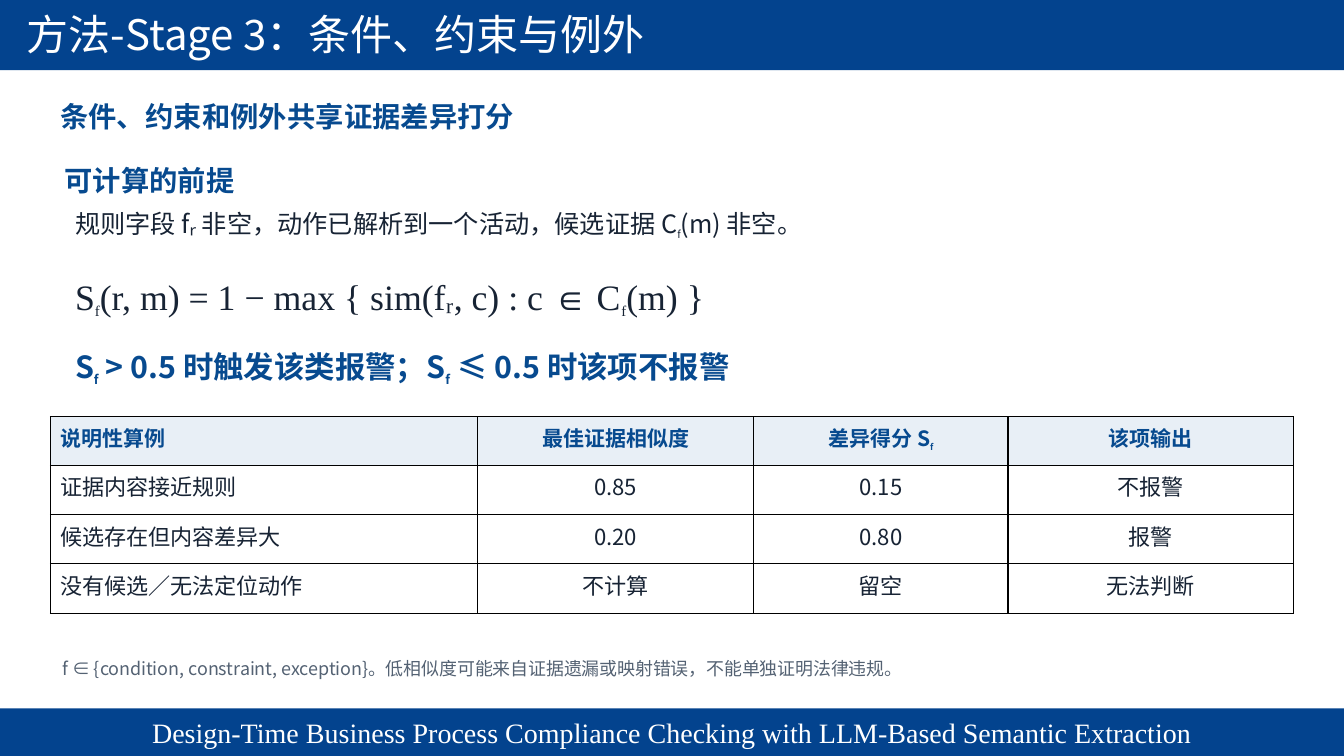
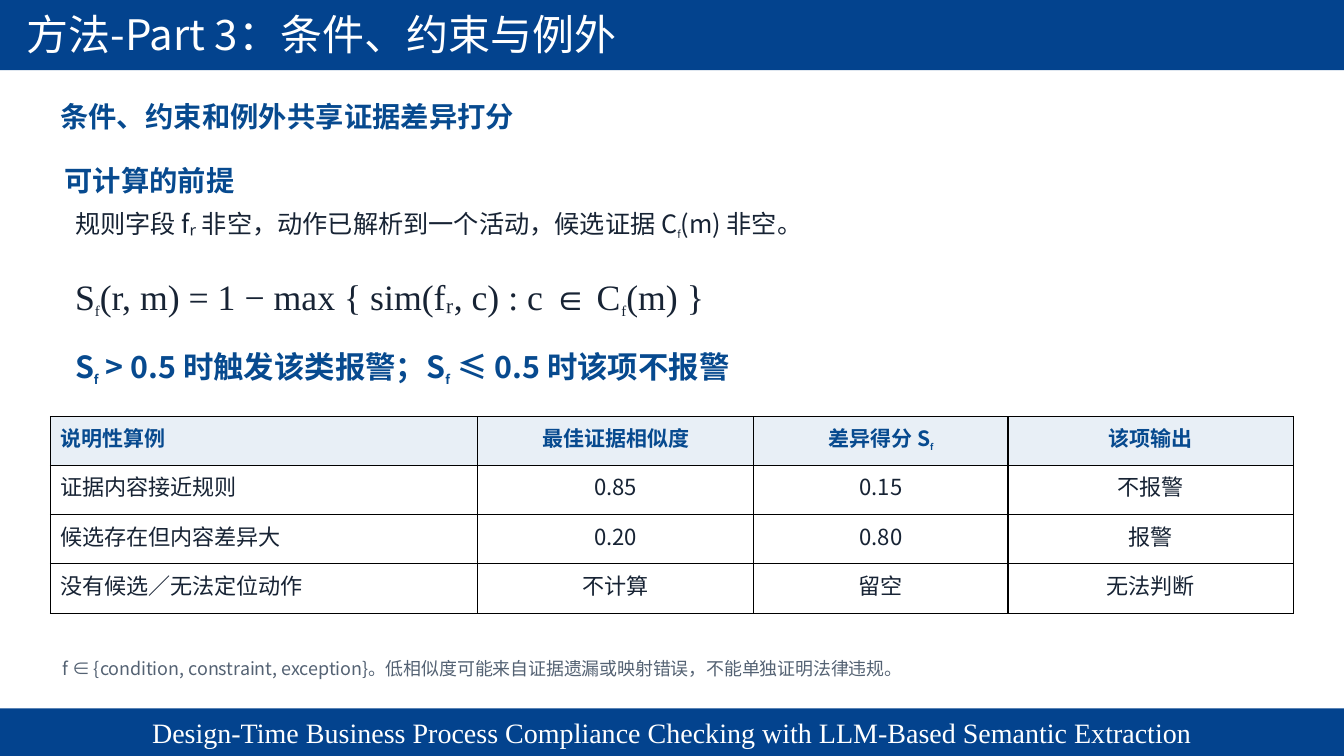
Before and after one commit to chaos-66/LLM4BPC, a slide deck: slide 16 of formal_experiment/paper/presentations/LLM4BPC_Semantic_Extraction_Revised.pptx. Drawn at 1344x756 pixels with LibreOffice and Linux fonts; fonts in the diff are those of the drawing; background and template pictures are left out. Boxes give left, top, right and bottom in pixels: in the first picture for what was removed or moved away, otherwise in the second. Text is boxed around its words. In the diff, an @@ line names an element or a change of style, - is before the commit and + after.

Commit message:
PW3/PW5 checkpoint: unify Part names and verify parallel inputs

```diff
--- a/formal_experiment/paper/presentations/LLM4BPC_Semantic_Extraction_Revised.pptx
+++ b/formal_experiment/paper/presentations/LLM4BPC_Semantic_Extraction_Revised.pptx
@@ text at [27, 14, 616, 54]: text changed @@
-方法-Stage 3：条件、约束与例外
+方法-Part 3：条件、约束与例外
```
Also in this commit, not shown: 19 other slides changed, 53 other files.
